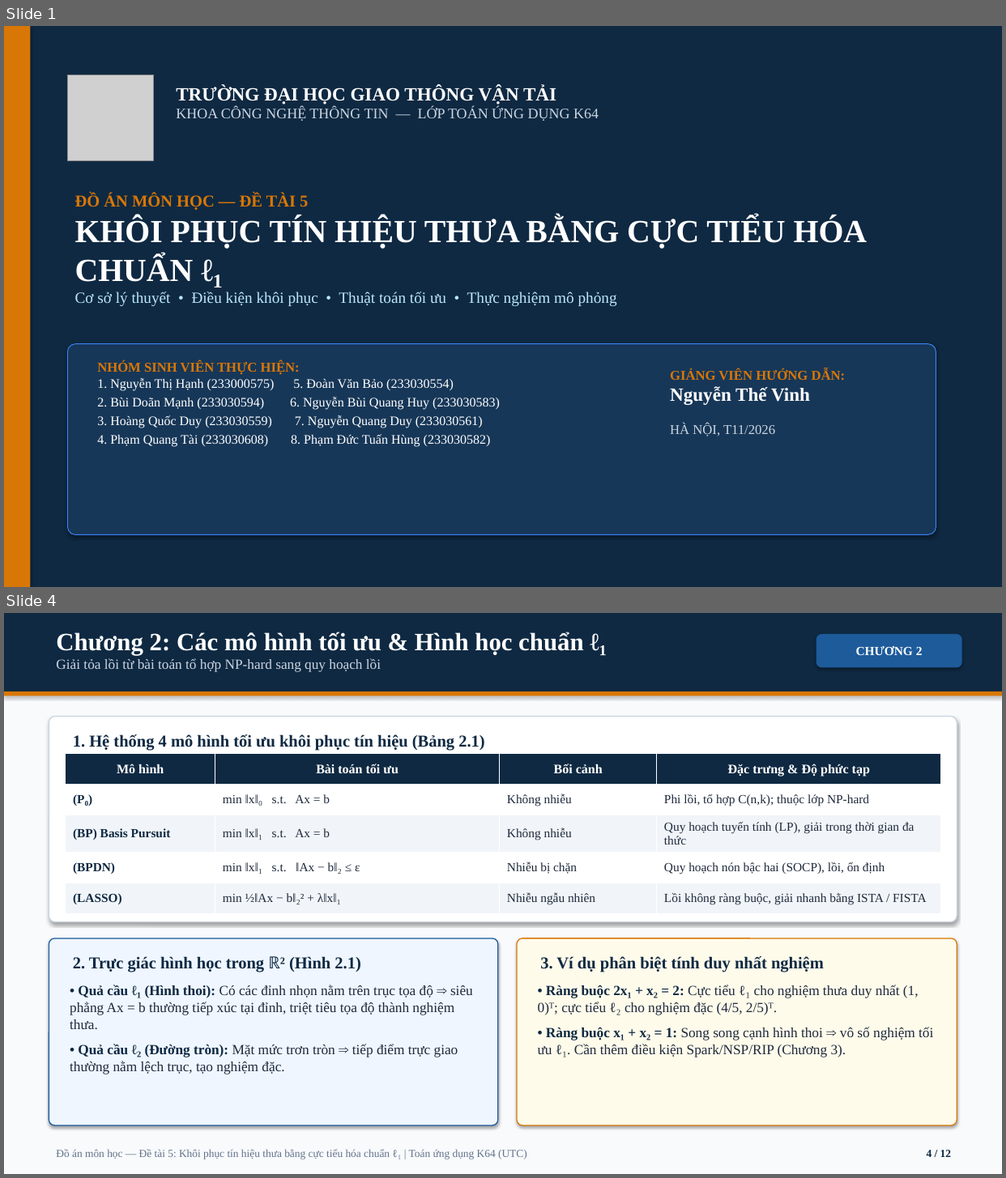
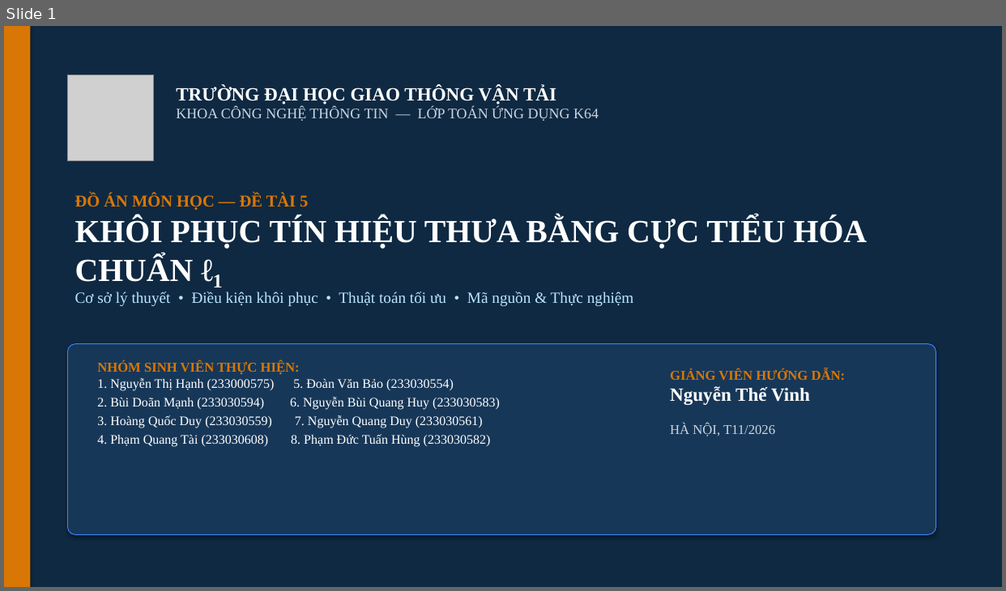
Before and after one commit to Daisme12/Do_an_mon, a slide deck: Thuyet_trinh_De_tai_5.pptx. Shown one above the other, each under a label of ours: slides 1 and 4 before the commit, slide 1 after it; the slides between them are not shown. The pictures are 1006x1178 and 1006x591 pixels, drawn with LibreOffice and Linux fonts; fonts in the diff are those of the drawing; grey boxes stand for pictures. Boxes give left, top, right and bottom in pixels: in the first picture for what was removed or moved away, otherwise in the second. Text is boxed around its words. In the diff, an @@ line names an element or a change of style, - is before the commit and + after.

Commit message:
Mở rộng slide thuyết trình lên 22 trang: đầy đủ công thức toán, code Python và toàn bộ kết quả thực nghiệm

```diff
--- a/Thuyet_trinh_De_tai_5.pptx
+++ b/Thuyet_trinh_De_tai_5.pptx
@@ slide 4 removed at box(4, 613, 1002, 1174), background #F8FAFC @@
@@ rectangle removed at box(4, 613, 1002, 692) @@
@@ text removed at box(56, 632, 607, 672) @@
-Chương 2: Các mô hình tối ưu & Hình học chuẩn ℓ₁
-Giải tỏa lồi từ bài toán tổ hợp NP-hard sang quy hoạch lồi
@@ rounded rectangle removed at box(816, 634, 962, 667) @@
-CHƯƠNG 2
@@ rectangle removed at box(4, 692, 1002, 696) @@
@@ rounded rectangle removed at box(49, 717, 957, 922) @@
@@ table removed at box(66, 754, 941, 909), 5 rows, 4 columns @@
-Mô hình | Bài toán tối ưu | Bối cảnh | Đặc trưng & Độ phức tạp
-(P₀) | min ‖x‖₀ s.t. Ax = b | Không nhiễu | Phi lồi, tổ hợp C(n,k); thuộc lớp NP-hard
-(BP) Basis Pursuit | min ‖x‖₁ s.t. Ax = b | Không nhiễu | Quy hoạch tuyến tính (LP), giải trong thời gian đa thức
-(BPDN) | min ‖x‖₁ s.t. ‖Ax − b‖₂ ≤ ε | Nhiễu bị chặn | Quy hoạch nón bậc hai (SOCP), lồi, ổn định
-(LASSO) | min ½‖Ax − b‖₂² + λ‖x‖₁ | Nhiễu ngẫu nhiên | Lồi không ràng buộc, giải nhanh bằng ISTA / FISTA
@@ text removed at box(73, 735, 484, 751) @@
-1. Hệ thống 4 mô hình tối ưu khôi phục tín hiệu (Bảng 2.1)
@@ rounded rectangle removed at box(49, 939, 498, 1126) @@
@@ rounded rectangle removed at box(517, 939, 957, 1126) @@
@@ text removed at box(73, 956, 360, 973) @@
-2. Trực giác hình học trong ℝ² (Hình 2.1)
@@ text removed at box(540, 956, 824, 973) @@
-3. Ví dụ phân biệt tính duy nhất nghiệm
@@ text removed at box(70, 985, 473, 1075) @@
-• Quả cầu ℓ₁ (Hình thoi): Có các đỉnh nhọn nằm trên trục tọa độ ⇒ siêu phẳng Ax = b thường tiếp xúc tại đỉnh, triệt tiêu tọa độ thành nghiệm thưa.
-• Quả cầu ℓ₂ (Đường tròn): Mặt mức trơn tròn ⇒ tiếp điểm trực giao thường nằm lệch trục, tạo nghiệm đặc.
@@ text removed at box(538, 985, 933, 1058) @@
-• Ràng buộc 2x₁ + x₂ = 2: Cực tiểu ℓ₁ cho nghiệm thưa duy nhất (1, 0)ᵀ; cực tiểu ℓ₂ cho nghiệm đặc (4/5, 2/5)ᵀ.
-• Ràng buộc x₁ + x₂ = 1: Song song cạnh hình thoi ⇒ vô số nghiệm tối ưu ℓ₁. Cần thêm điều kiện Spark/NSP/RIP (Chương 3).
@@ text removed at box(56, 1149, 527, 1160) @@
-Đồ án môn học — Đề tài 5: Khôi phục tín hiệu thưa bằng cực tiểu hóa chuẩn ℓ₁ | Toán ứng dụng K64 (UTC)
@@ text removed at box(927, 1150, 951, 1157) @@
-4 / 12
@@ slide 1 changed as well @@
@@ text at box(75, 292, 634, 306): text changed @@
-Cơ sở lý thuyết • Điều kiện khôi phục • Thuật toán tối ưu • Thực nghiệm mô phỏng
+Cơ sở lý thuyết • Điều kiện khôi phục • Thuật toán tối ưu • Mã nguồn & Thực nghiệm
```
Also in this commit, not shown: 6 other slides changed, 15 slides added, 4 other slides removed.
